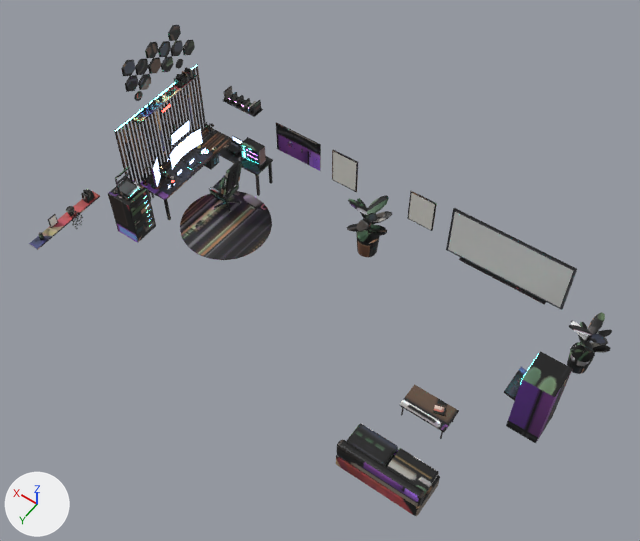
Renders of the glTF model web/assets/zones/studio.glb from each side of a commit.
One viewpoint serves both versions: a 50 mm camera at (10.52, 11.34, 15.85) aimed at (16.65, 2.75, 2.35). Arrows for +X, +Y and +Z are at lower left; the lights stay in place. The picture after the commit comes second. Vertices at exactly the same position are counted once.

Names of what the first picture shows: 'screen_board', 'studio_baked' and 10 more.
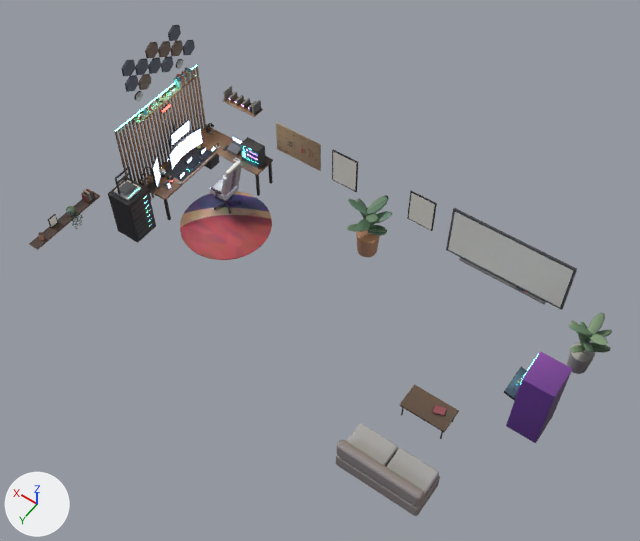
What differs and where, as boxes (x1, y1, x2, y2) in the pictures (640 x 541 px; the box of a moved part takes in the faces that stretch with it):
part 1 of me_desk_top, moved or reshaped
    before: (143, 122, 266, 186)
    after: (140, 124, 264, 184)
part 2 of me_desk_top, surface changed
    both: (29, 25, 612, 516)

What changed in the scene script:
```text
Change me_desk_top:
    used by ob_studio_baked; location = (0.0, 0.0, 0.0)
    remove me_desk_top.from_pydata(...)  # 17394 vertices, 32768 faces; spans x 11.4..22.0, y -0.05..5.4, z 0.45..4.4
    add me_desk_top.from_pydata(...)  # 18002 vertices, 34032 faces; spans x 11.4..22.0, y -0.05..5.4, z 0.45..4.4
    me_desk_top part 1: 367 vertices moved from x 20.03..21.92, y 0.03..2.34, z 1.21..1.73 to x 20.04..21.93, y 0.03..2.38, z 1.21..1.73; 2279 vertices removed from x 20.03..21.92, y 0.03..2.36, z 1.21..1.73; 2193 vertices added at x 20.04..21.93, y 0.02..2.36, z 1.21..1.73
    me_desk_top part 2: 25593 kept faces spanning x 11.4..22.0, y -0.05..5.4, z 0.45..4.4 get new texture (UV) coordinates
    other edits to the shape of me_desk_top do not show in these pictures
```
